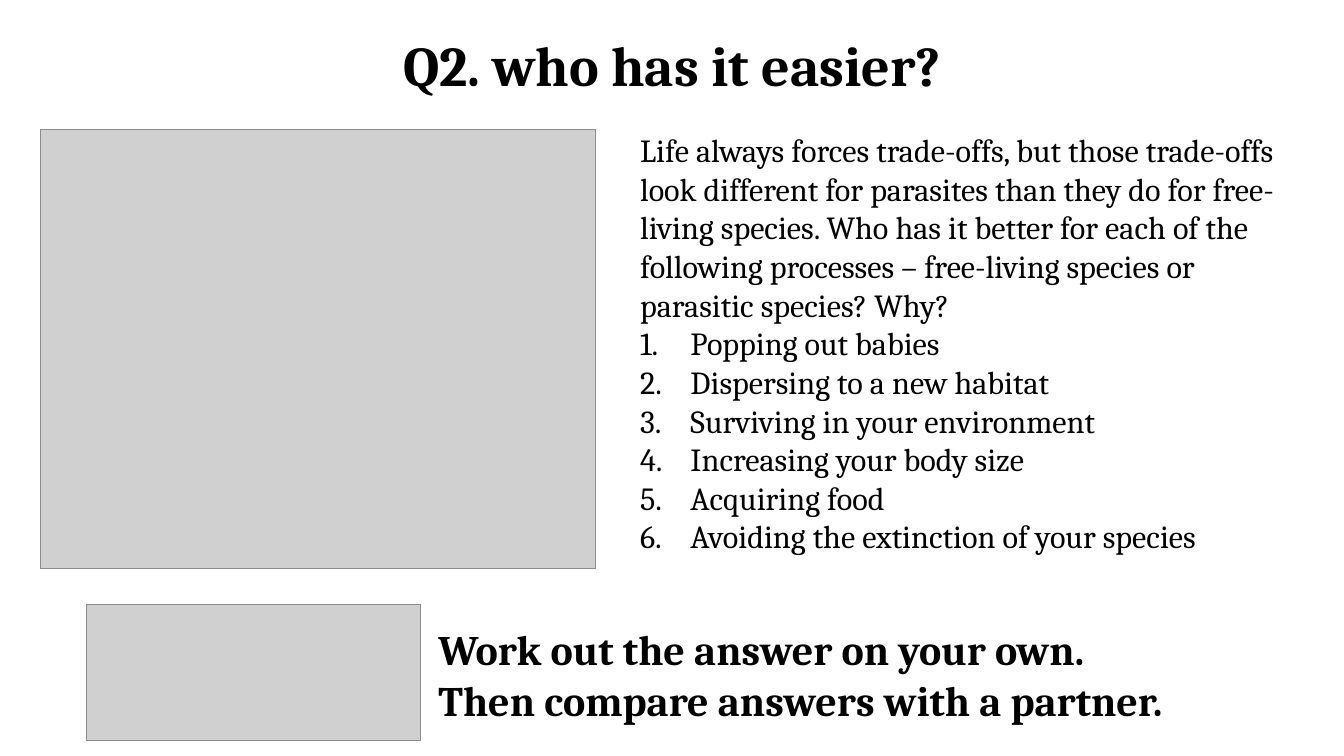
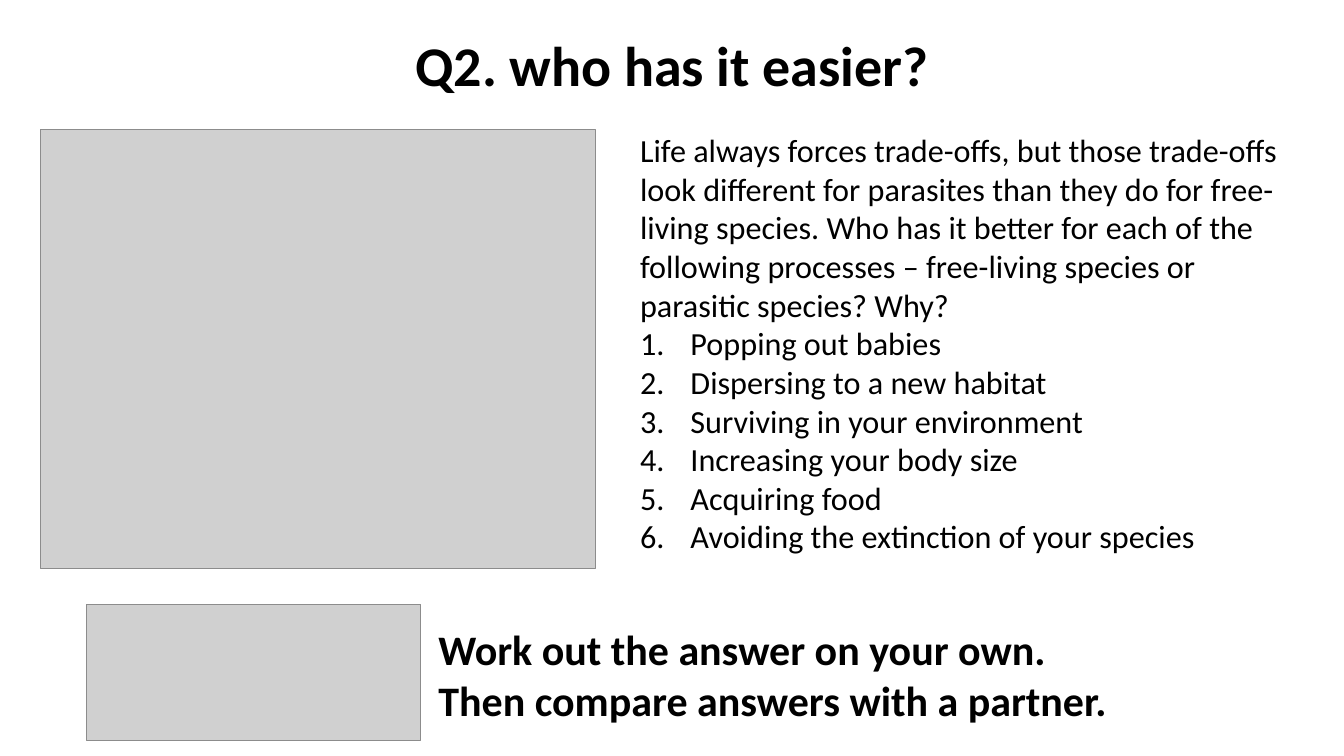
Before and after one commit to wood-lab/fish_406, a slide deck: slide 4 of docs/lectures/in-class_activities/class_2.pptx. Drawn at 1344x756 pixels with LibreOffice and Linux fonts; fonts in the diff are those of the drawing; grey boxes stand for pictures. Boxes give left, top, right and bottom in pixels: in the first picture for what was removed or moved away, otherwise in the second. Text is boxed around its words. In the diff, an @@ line names an element or a change of style, - is before the commit and + after.

```diff
--- a/docs/lectures/in-class_activities/class_2.pptx
+++ b/docs/lectures/in-class_activities/class_2.pptx
@@ font Cambria to Calibri in 3 elements at (416, 46, 929, 93), (640, 139, 1277, 554), (438, 635, 1107, 723) @@
```
Also in this commit, not shown: 6 other slides changed, 2 slides added, 1 slide removed, 10 other files.
